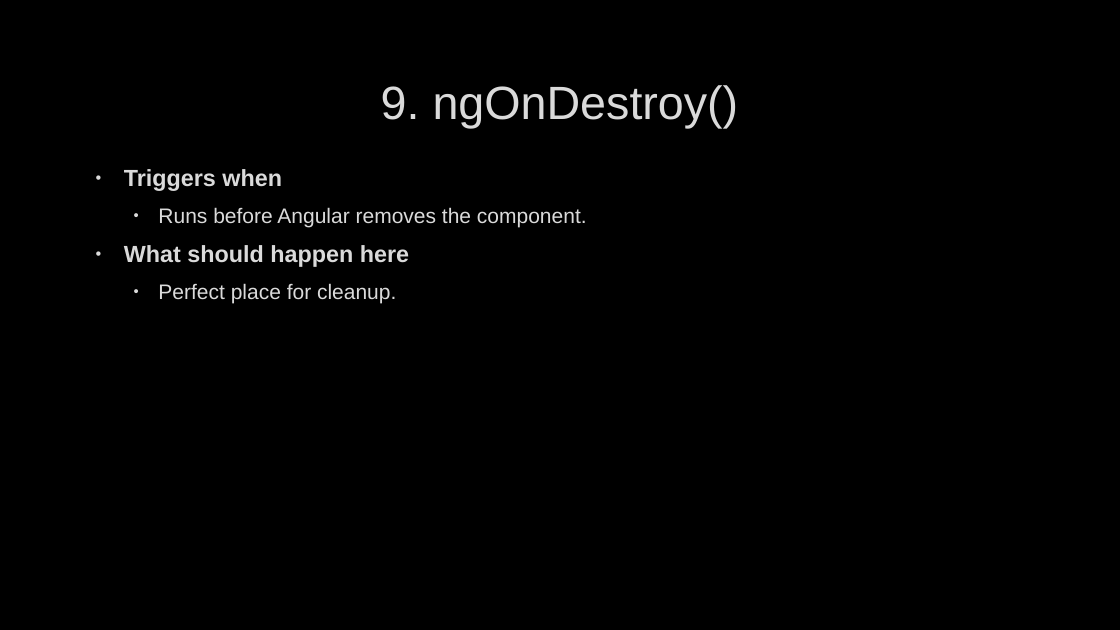
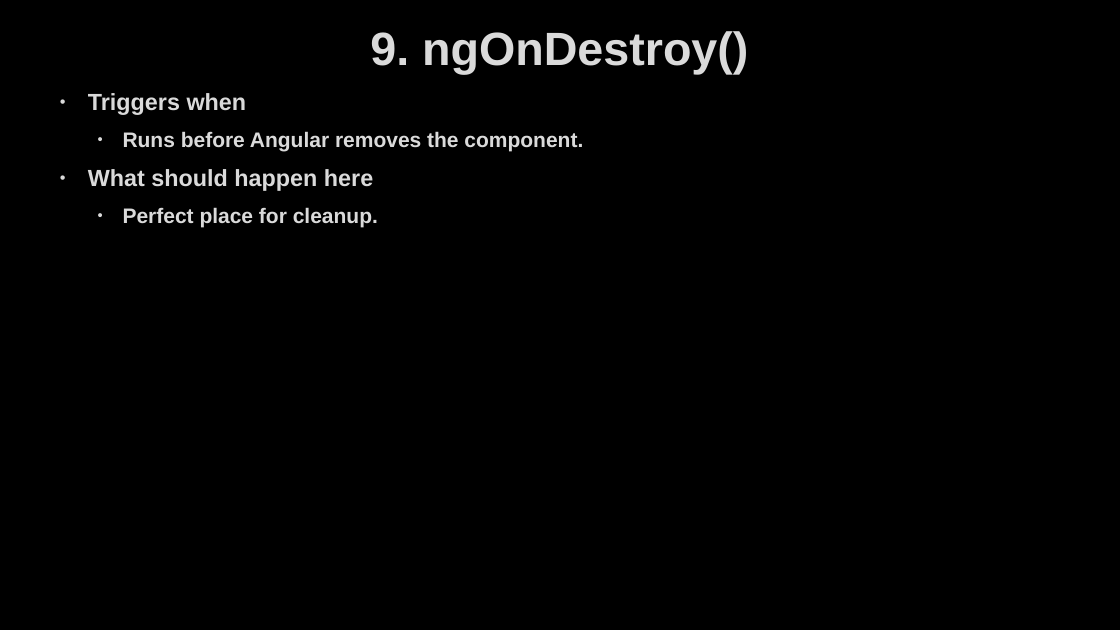
Before and after one commit to AhmedMohamedSamir1/Summary, a slide deck: slide 28 of Angular & type script/Angular.pptx. Drawn at 1120x630 pixels with LibreOffice and Linux fonts; fonts in the diff are those of the drawing; background and template pictures are left out. Boxes give left, top, right and bottom in pixels: in the first picture for what was removed or moved away, otherwise in the second. Text is boxed around its words. In the diff, an @@ line names an element or a change of style, - is before the commit and + after.

```diff
--- a/Angular & type script/Angular.pptx
+++ b/Angular & type script/Angular.pptx
@@ title "9. ngOnDestroy()": place and size @@
-title "9. ngOnDestroy()" at (381,85,739,128)
+title "9. ngOnDestroy()" at (370,31,748,75)
@@ title "9. ngOnDestroy()" at (370,31,748,75): bold on @@
@@ text "Triggers when": place and size @@
-text "Triggers when" at (124,169,587,304)
+text "Triggers when" at (88,93,583,228)
@@ text at (123,131,583,228): bold on in "Runs before Angular removes the component.", "Perfect place for cleanup." @@
```
Also in this commit, not shown: 6 other slides changed, 25 slides added, 7 other files.
